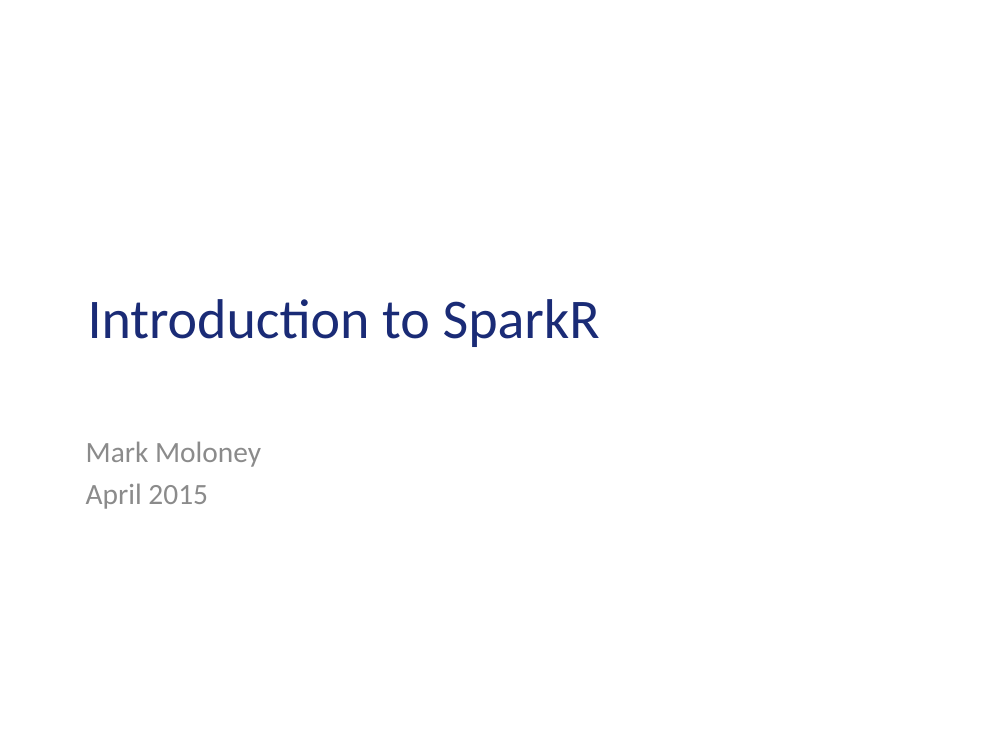
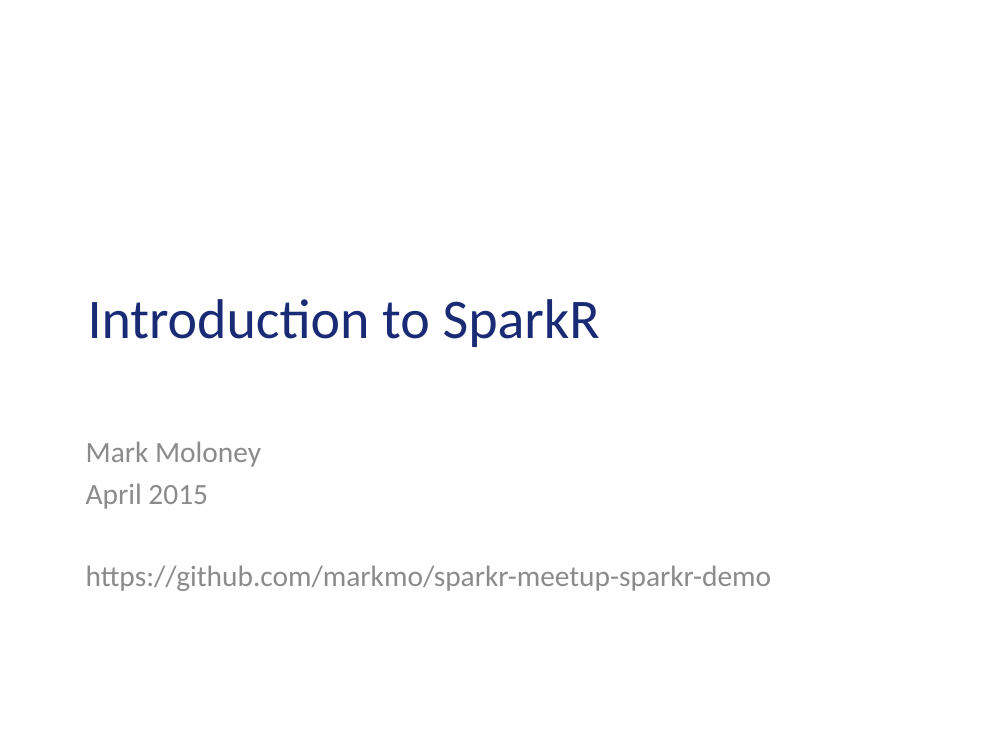
Before and after one commit to markmo/sparkr-meetup-sparkr-demo, a slide deck: slide 1 of SparkR.pptx. Drawn at 1008x756 pixels with LibreOffice and Linux fonts; fonts in the diff are those of the drawing. Boxes give left, top, right and bottom in pixels: in the first picture for what was removed or moved away, otherwise in the second. Text is boxed around its words. In the diff, an @@ line names an element or a change of style, - is before the commit and + after.

Commit message:
add ref to github repo in presentation

```diff
--- a/SparkR.pptx
+++ b/SparkR.pptx
@@ subtitle at [86, 565, 771, 591]: paragraph added @@
+https://github.com/markmo/sparkr-meetup-sparkr-demo
```
Also in this commit, not shown: 1 other file.
